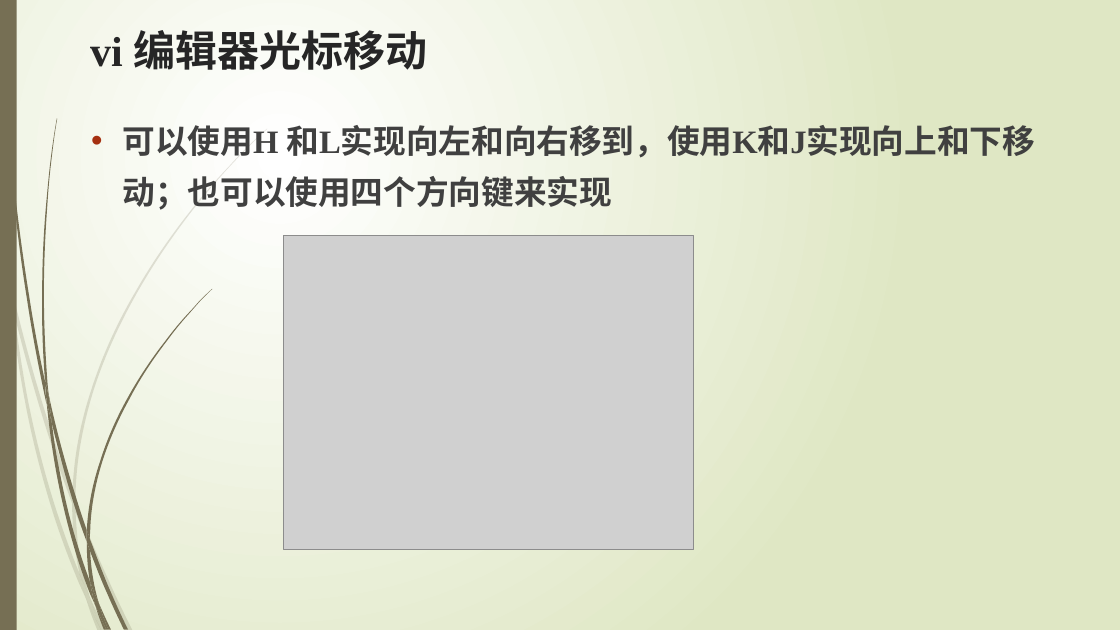
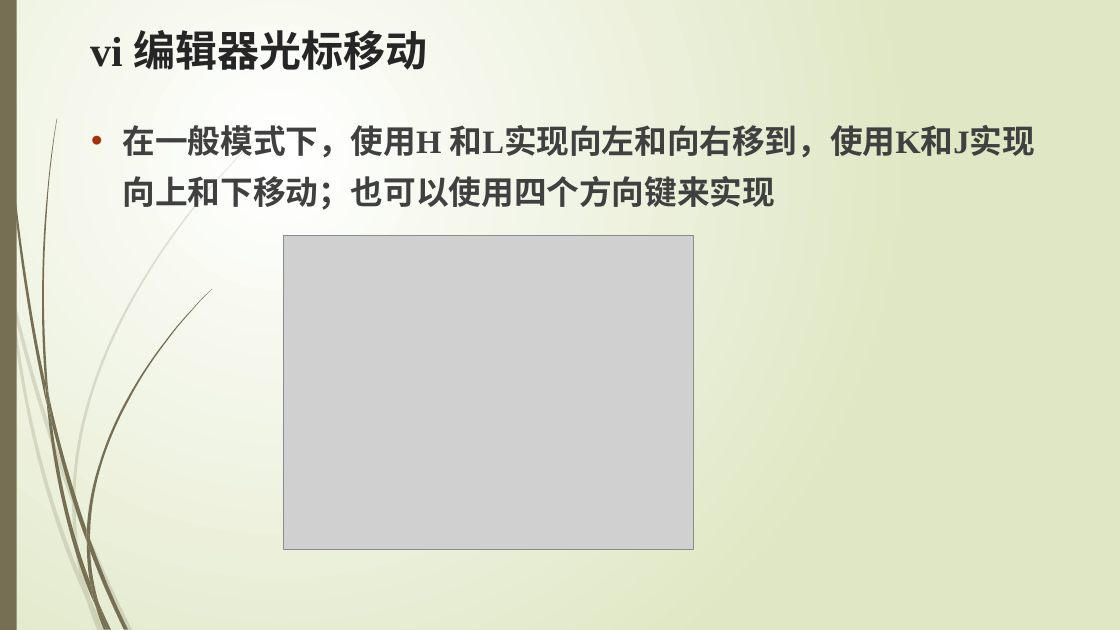
Before and after one commit to edu2act/course-testing-technique, a slide deck: slide 7 of PPT/4 vi Editor.pptx. Drawn at 1120x630 pixels with LibreOffice and Linux fonts; fonts in the diff are those of the drawing; grey boxes stand for pictures. Boxes give left, top, right and bottom in pixels: in the first picture for what was removed or moved away, otherwise in the second. Text is boxed around its words. In the diff, an @@ line names an element or a change of style, - is before the commit and + after.

```diff
--- a/PPT/4 vi Editor.pptx
+++ b/PPT/4 vi Editor.pptx
@@ text at (123,120,1035,210): text changed @@
-• 可以使用H 和L实现向左和向右移到，使用K和J实现向上和下移动；也可以使用四个方向键来实现
+• 在一般模式下，使用H 和L实现向左和向右移到，使用K和J实现向上和下移动；也可以使用四个方向键来实现
```
Also in this commit, not shown: 5 other slides changed, 4 other files.
